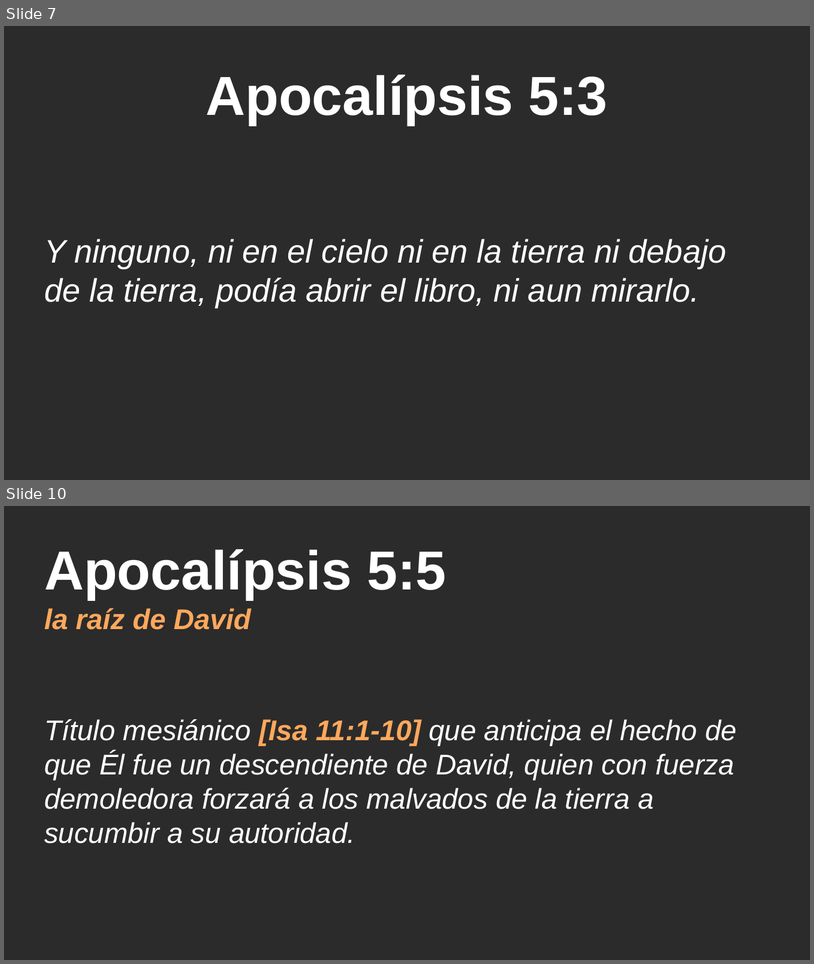
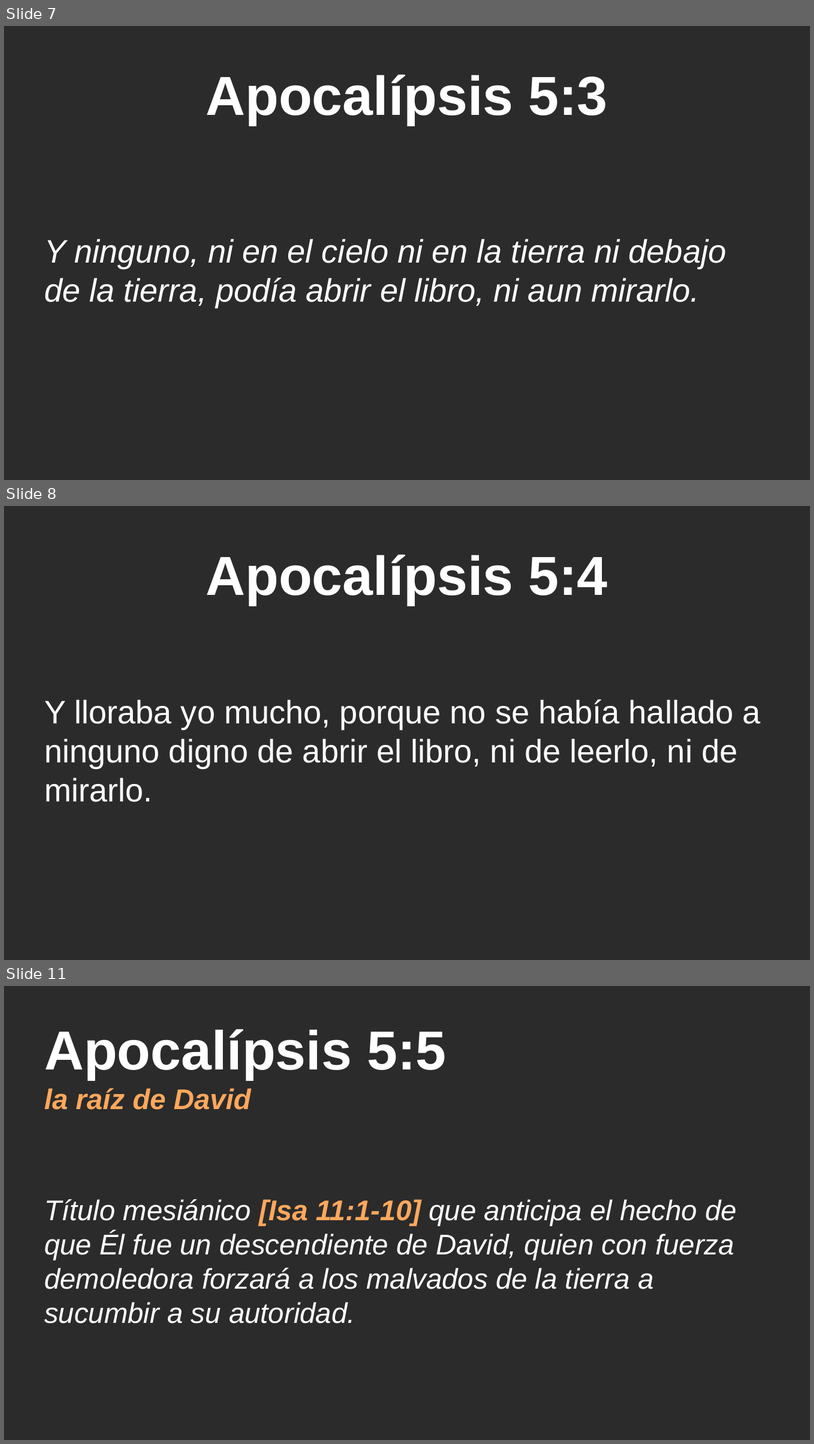
Before and after one commit to CreyTuning/documents, a slide deck: slideshow/Apocalipsis/5. Capitulo 5.pptx. Shown one above the other, each under a label of ours: slides 7 and 10 before the commit, slides 7, 8 and 11 after it; the slides between them are not shown. The pictures are 814x964 and 814x1444 pixels, drawn with LibreOffice and Linux fonts; fonts in the diff are those of the drawing; background and template pictures are left out; a plain dark background stands for a picture behind light text. Boxes give left, top, right and bottom in pixels: in the first picture for what was removed or moved away, otherwise in the second. Text is boxed around its words. In the diff, an @@ line names an element or a change of style, - is before the commit and + after.

```diff
--- a/slideshow/Apocalipsis/5. Capitulo 5.pptx
+++ b/slideshow/Apocalipsis/5. Capitulo 5.pptx
@@ slide 8 added at (x1=4, y1=506, x2=810, y2=960), background picture (left out) @@
@@ title added at (x1=206, y1=555, x2=608, y2=605), 54 pt, text #FFFFFF, bold @@
+Apocalípsis 5:4
@@ subtitle added at (x1=44, y1=699, x2=761, y2=802), 32 pt, text #FFFFFF @@
+Y lloraba yo mucho, porque no se había hallado a ninguno digno de abrir el libro, ni de leerlo, ni de mirarlo.
@@ what was slide 10 is now slide 11 @@
```
Also in this commit, not shown: 2 other slides added, 2 slides removed.
